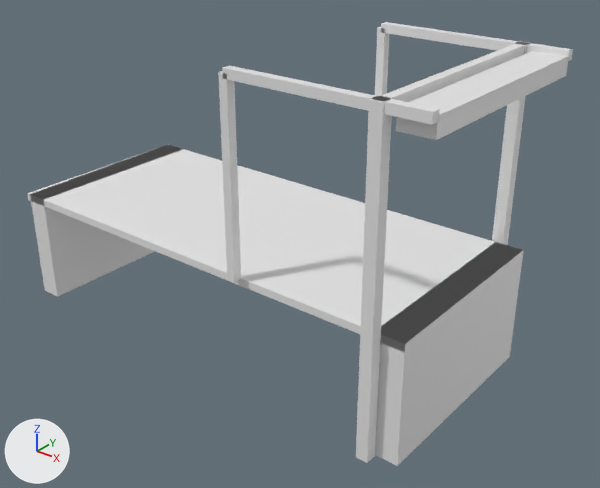
The glTF model models/bruinisse/bruinisse-den-ysere-ryve/bruinisse-den-ysere-ryve.glb as it was, and as the next commit left it.
Camera for both pictures: a 50 mm lens placed at (53.9, -60.1, 38.6), pointed at (5.4, 0.5, 1.0). The axes (+X, +Y, +Z) are drawn at lower left. The lights are the same throughout. The older version comes first.

The scene before the commit, as lines of its bpy script (objects in view):
```python
ob_building_balans = bpy.data.objects.new('building:balans', me_balans)
ob_building_balans.location = (0.0, 0.0, 0.0)
ob_building_balans_2 = bpy.data.objects.new('building:balans 2', me_balans_2)
ob_building_balans_2.location = (0.0, 0.0, 0.0)
ob_building_contragewicht = bpy.data.objects.new('building:contragewicht', me_contragewicht)
ob_building_contragewicht.location = (0.0, 0.0, 0.0)
ob_building_hamei = bpy.data.objects.new('building:hamei', me_hamei)
ob_building_hamei.location = (0.0, 0.0, 0.0)
ob_building_hamei_2 = bpy.data.objects.new('building:hamei 2', me_hamei_2)
ob_building_hamei_2.location = (0.0, 0.0, 0.0)
ob_building_hangstang = bpy.data.objects.new('building:hangstang', me_hangstang)
ob_building_hangstang.location = (0.0, 0.0, 0.0)
ob_building_hangstang_2 = bpy.data.objects.new('building:hangstang 2', me_hangstang_2)
ob_building_hangstang_2.location = (0.0, 0.0, 0.0)
ob_building_portaal = bpy.data.objects.new('building:portaal', me_portaal)
ob_building_portaal.location = (0.0, 0.0, 0.0)
ob_road_dek = bpy.data.objects.new('road:dek', me_dek)
ob_road_dek.location = (0.0, 0.0, 0.0)
# also in view: 'road:landhoofd (aangenomen) 2' at (23.8, 0.0, -3.8); 'road:landhoofd (aangenomen)' at (-23.8, 0.0, -3.8)
```
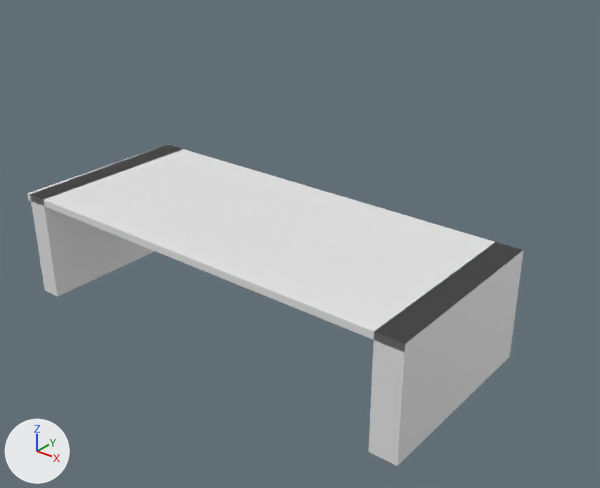
The change, as a list of edits to the scene's bpy script:
```text
Remove ob_building_hamei:
    ob_building_hamei = bpy.data.objects.new('building:hamei', me_hamei)
    ob_building_hamei.location = (0.0, 0.0, 0.0)
Remove ob_building_hamei_2:
    ob_building_hamei_2 = bpy.data.objects.new('building:hamei 2', me_hamei_2)
    ob_building_hamei_2.location = (0.0, 0.0, 0.0)
Remove ob_building_portaal:
    ob_building_portaal = bpy.data.objects.new('building:portaal', me_portaal)
    ob_building_portaal.location = (0.0, 0.0, 0.0)
Remove ob_building_balans:
    ob_building_balans = bpy.data.objects.new('building:balans', me_balans)
    ob_building_balans.location = (0.0, 0.0, 0.0)
Remove ob_building_hangstang:
    ob_building_hangstang = bpy.data.objects.new('building:hangstang', me_hangstang)
    ob_building_hangstang.location = (0.0, 0.0, 0.0)
Remove ob_building_balans_2:
    ob_building_balans_2 = bpy.data.objects.new('building:balans 2', me_balans_2)
    ob_building_balans_2.location = (0.0, 0.0, 0.0)
Remove ob_building_hangstang_2:
    ob_building_hangstang_2 = bpy.data.objects.new('building:hangstang 2', me_hangstang_2)
    ob_building_hangstang_2.location = (0.0, 0.0, 0.0)
Remove ob_building_contragewicht:
    ob_building_contragewicht = bpy.data.objects.new('building:contragewicht', me_contragewicht)
    ob_building_contragewicht.location = (0.0, 0.0, 0.0)
```

Location of each change, (x1, y1, x2, y2) in pixels of the pictures (600 x 488 px):
'building:hamei 2', deleted
    before: (356, 97, 393, 463)
'building:contragewicht', deleted
    before: (396, 51, 569, 140)
'building:balans 2', deleted
    before: (222, 66, 440, 125)
'building:hangstang 2', deleted
    before: (218, 71, 241, 282)
'building:hamei', deleted
    before: (492, 41, 531, 245)
'building:portaal', deleted
    before: (378, 43, 526, 102)
'building:balans', deleted
    before: (381, 22, 573, 61)
'building:hangstang', deleted
    before: (375, 27, 389, 96)
